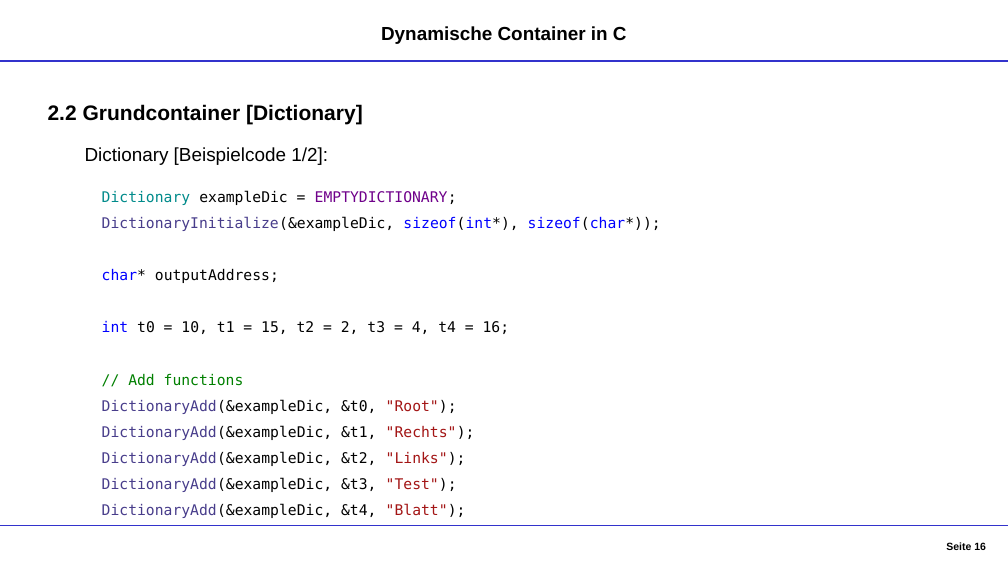
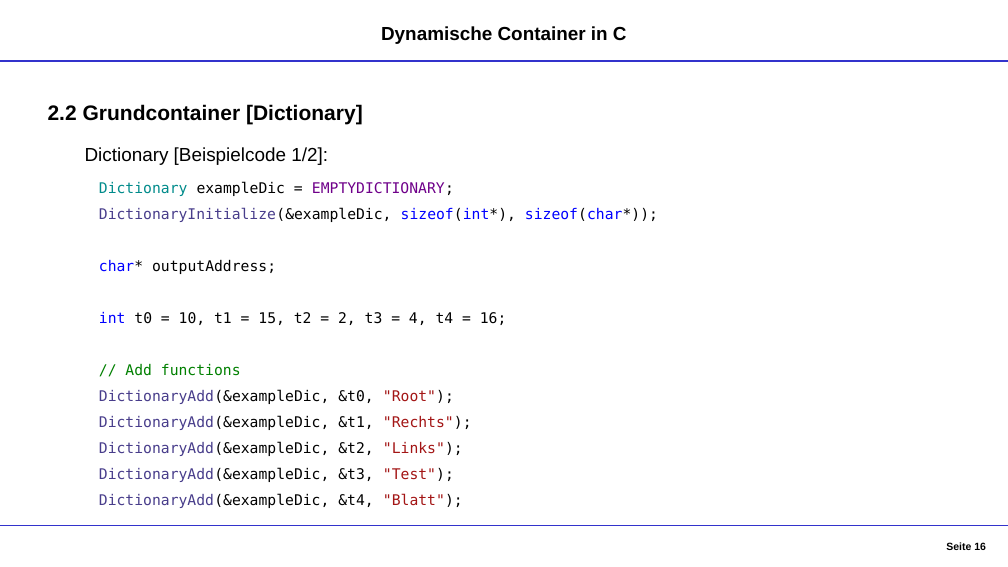
Before and after one commit to DennisGoss99/InPr_DynamicCollections, a slide deck: slide 16 of Dokumentation/Container - Präsentation.pptx. Drawn at 1008x567 pixels with LibreOffice and Linux fonts; fonts in the diff are those of the drawing. Boxes give left, top, right and bottom in pixels: in the first picture for what was removed or moved away, otherwise in the second. Text is boxed around its words. In the diff, an @@ line names an element or a change of style, - is before the commit and + after.

```diff
--- a/Dokumentation/Container - Präsentation.pptx
+++ b/Dokumentation/Container - Präsentation.pptx
@@ text "Dictionary exampleDic = EMPTYDICTIONARY;": place and size @@
-text "Dictionary exampleDic = EMPTYDICTIONARY;" at [102, 190, 661, 518]
+text "Dictionary exampleDic = EMPTYDICTIONARY;" at [99, 181, 658, 508]
```
Also in this commit, not shown: 1 other slide changed, 1 other file.
